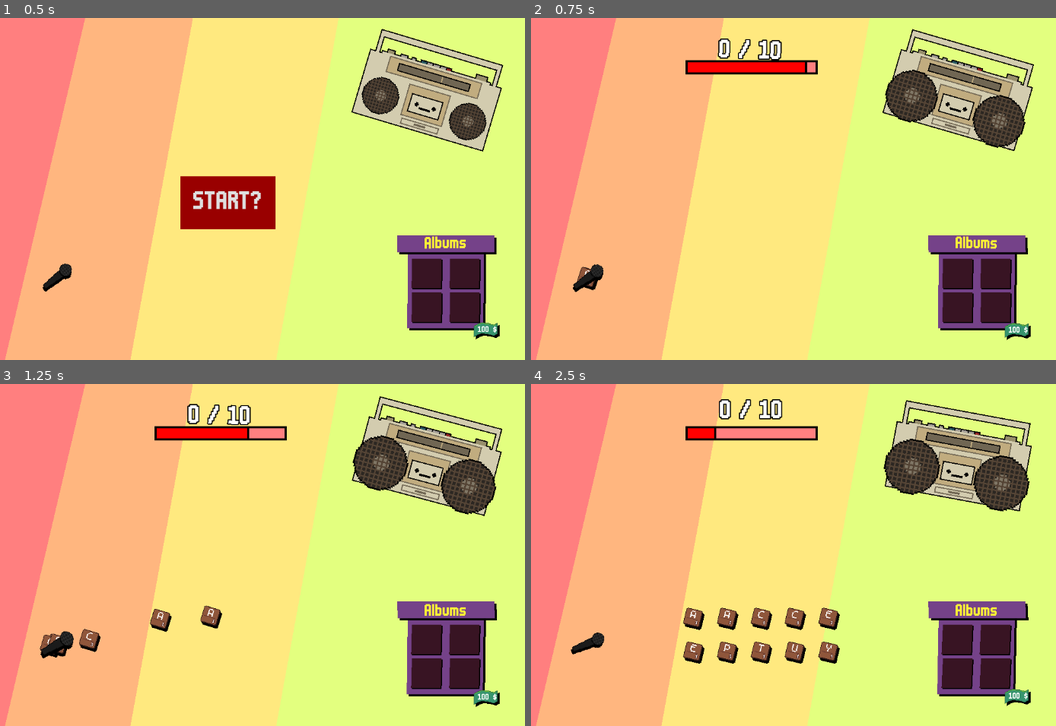
Above: before the commit, frames 1-4 (two rows, left to right).
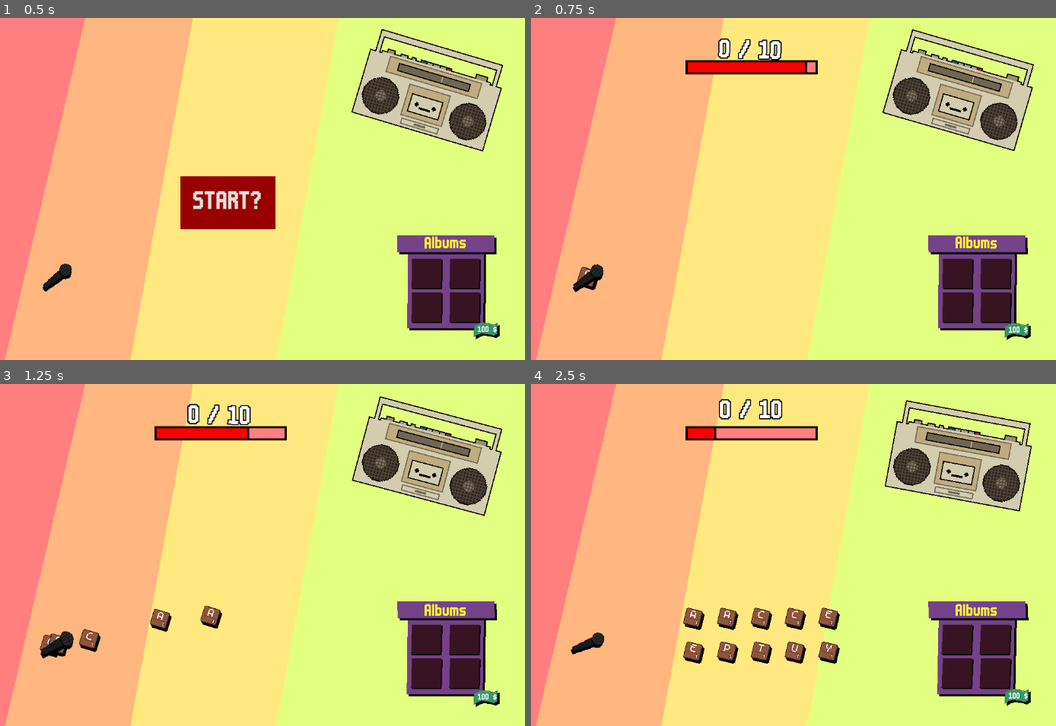
Above: after the commit, the same moments.

Repository: LiranDat/Spitandspell
Game: Godot game, scene res://scenes/main/main.tscn
The game is run twice, just before and just after one commit, with the same random seed, the same clock (stepped at 60 frames per second) and the same inputs.
Inputs (mouse positions are in pixels of both pictures, inside the frame that each line leads up to):
- Up to frame 1 (0.5 s): no input
- Up to frame 2 (0.75 s): click "START?" at 0.5 s
- Up to frame 3 (1.25 s): no input
- Up to frame 4 (2.5 s): move the mouse to (588, 640) at 1.27 s; click (588, 640) at 1.42 s; move the mouse to (693, 650) at 2.02 s; click (693, 650) at 2.17 s

Frame 1 is identical in both runs. In frame 2, 1.7% of the frame differs, in the area x 67-95%, y 15-38%; in frame 3, 2.0%; in frame 4, 2.0%, in the area x 67-96%, y 16-38%.
Error before the commit: Invalid access of index '0' on a base object of type: 'PackedStringArray'. (res://scenes/lyrics/lyrics.gd:25)
Error after the commit: Invalid access of index '0' on a base object of type: 'PackedStringArray'. (res://scenes/lyrics/lyrics.gd:26)

Commit message:
metronome

Diff:
--- a/scenes/lyrics/lyrics.gd
+++ b/scenes/lyrics/lyrics.gd
@@ -19,6 +19,7 @@
 var rounds_per_shop = 1
 var word_count = 0
 var round_count = 0
+var round_active = false
 
 # TTS
 var voices = DisplayServer.tts_get_voices_for_language("en")
@@ -28,6 +29,7 @@
 	past_word = preload("res://scenes/past_word/past_word.tscn")
 	new_score = preload("res://scenes/new_score/new_score.tscn")
 	fire = preload("res://scenes/fire/fire.tscn")
+	$metronome.count()
 
 func score_letter_old(letter: String) -> int:
 	return alphabet[letter][0]
@@ -105,9 +107,9 @@
 	self.queue_free()
 
 func _input(event):
-	if event.as_text() in alphabet and event.pressed:
+	if event.as_text() in alphabet and event.pressed and round_active:
 		current_word += event.as_text()
-	elif event.as_text() == "Backspace" and event.pressed:
+	elif event.as_text() == "Backspace" and event.pressed and round_active:
 		current_word = current_word.left(-1)
 
 func _process(delta: float) -> void:
@@ -117,7 +119,12 @@
 	if timer > 0:
 		timer -= delta
 	else:
-		score()
+		if round_active:
+			score()
+		else:
+			round_active = true
+			$"../music".play()
+			$"../boombox".bounce()
 		timer = 2.4
 
 	$timer_bar.value = timer
--- a/scenes/lyrics/lyrics.tscn
+++ b/scenes/lyrics/lyrics.tscn
@@ -1,9 +1,11 @@
-[gd_scene load_steps=7 format=3 uid="uid://cafagrb0vw5pl"]
+[gd_scene load_steps=9 format=3 uid="uid://cafagrb0vw5pl"]
 
 [ext_resource type="Script" uid="uid://ddpr70s8jwaq5" path="res://scenes/lyrics/lyrics.gd" id="1_benk7"]
 [ext_resource type="FontFile" uid="uid://6ybbtdjigu8h" path="res://fonts/m6x11.ttf" id="1_s2xdx"]
 [ext_resource type="Script" uid="uid://d0xu82sf6qglb" path="res://scenes/lyrics/score_label.gd" id="3_146f6"]
 [ext_resource type="AudioStream" uid="uid://cq5daor6swjwj" path="res://sounds/ooh.wav" id="3_a3jdk"]
+[ext_resource type="AudioStream" uid="uid://c0dynd0vve6gx" path="res://sounds/metronome.mp3" id="5_qrq0m"]
+[ext_resource type="Script" uid="uid://chtn3tyfs4mj1" path="res://scenes/lyrics/metronome.gd" id="6_gkpb2"]
 
 [sub_resource type="StyleBoxFlat" id="StyleBoxFlat_a3jdk"]
 bg_color = Color(1, 0.5, 0.5, 1)
@@ -64,3 +66,7 @@
 max_value = 2.4
 step = 0.1
 show_percentage = false
+
+[node name="metronome" type="AudioStreamPlayer" parent="."]
+stream = ExtResource("5_qrq0m")
+script = ExtResource("6_gkpb2")
--- /dev/null
+++ b/scenes/lyrics/metronome.gd
@@ -0,0 +1,12 @@
+extends AudioStreamPlayer
+
+func count():
+	self.play()
+	await get_tree().create_timer(0.6).timeout
+	self.pitch_scale = 0.9
+	self.play()
+	await get_tree().create_timer(0.6).timeout
+	self.play()
+	await get_tree().create_timer(0.6).timeout
+	self.play()
+	await get_tree().create_timer(0.6).timeout
--- a/scenes/main/main.gd
+++ b/scenes/main/main.gd
@@ -20,9 +20,9 @@
 	var level = lyrics.instantiate()
 	add_child(level)
 	level.target_score = target_scores[level_counter]
-	$music.play()
+	#$music.play()
 	$music.volume_db = -1
-	$boombox.bounce()
+	#$boombox.bounce()
 	$LetterSelection.distributeLetters(10)
 
 func start_shop():
@@ -33,6 +33,7 @@
 	$music.volume_db = -7
 
 func close_shop():
+	$music.stop()
 	start_lyrics()
 
 func lose():
Not shown, added: scenes/lyrics/metronome.gd.uid
Not shown, added: sounds/metronome.mp3.import
Not shown, added: sounds/metronome.mp3
